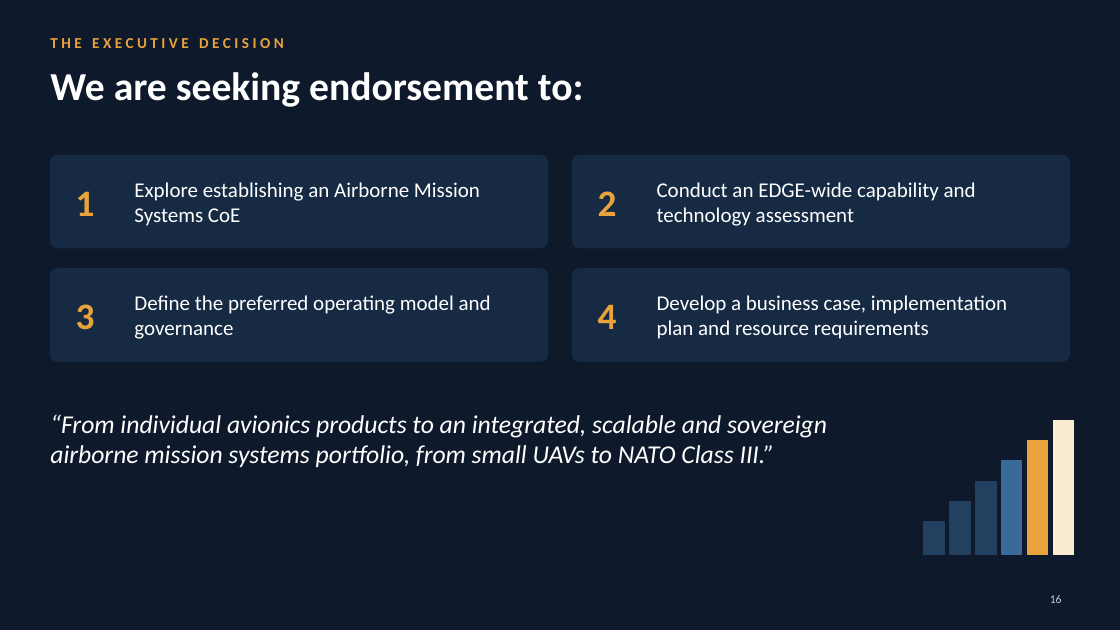
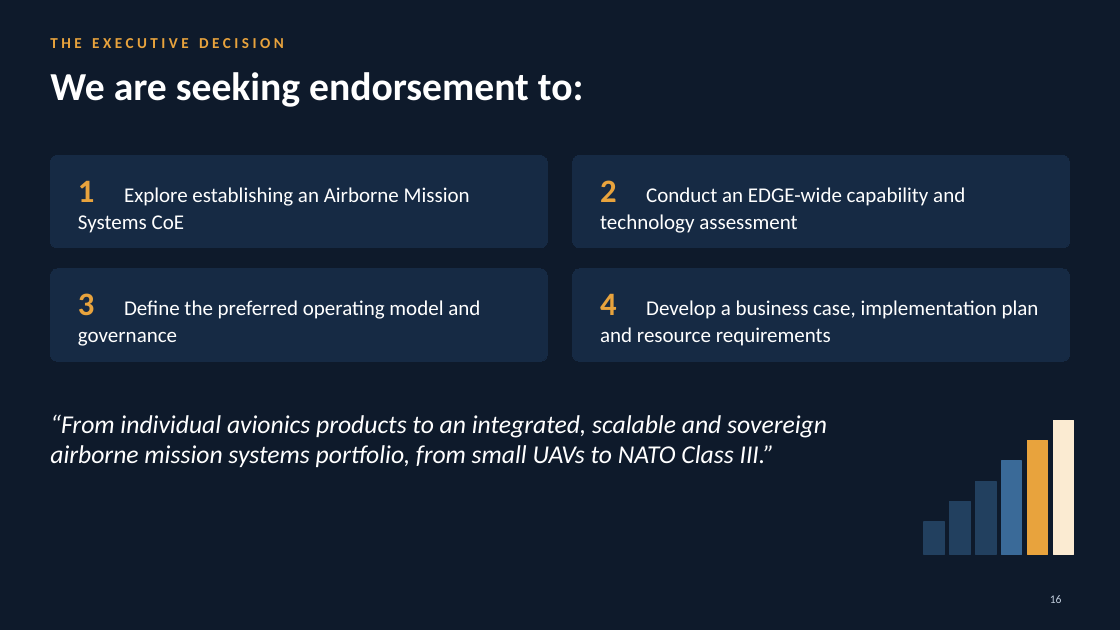
Before and after one commit to mmasabi/AIRepo, a slide deck: slide 16 of Avionics_CoE_Presentation.pptx. Drawn at 1120x630 pixels with LibreOffice and Linux fonts; fonts in the diff are those of the drawing. Boxes give left, top, right and bottom in pixels: in the first picture for what was removed or moved away, otherwise in the second. Text is boxed around its words. In the diff, an @@ line names an element or a change of style, - is before the commit and + after.

```diff
--- a/Avionics_CoE_Presentation.pptx
+++ b/Avionics_CoE_Presentation.pptx
@@ rounded rectangle "1 Explore establishing an Airborne ...": place and size @@
-rounded rectangle "1 Explore establishing an Airborne ..." at (134, 182, 480, 226)
+rounded rectangle "1 Explore establishing an Airborne ..." at (50, 155, 548, 248)
@@ rounded rectangle removed at (50, 155, 548, 248) @@
@@ rounded rectangle "2 Conduct an EDGE-wide capability ...": place and size @@
-rounded rectangle "2 Conduct an EDGE-wide capability ..." at (657, 182, 976, 226)
+rounded rectangle "2 Conduct an EDGE-wide capability ..." at (573, 155, 1070, 248)
@@ rounded rectangle removed at (573, 155, 1070, 248) @@
@@ text removed at (76, 191, 95, 216) @@
-1
@@ text in rounded rectangle at (78, 180, 470, 233): text changed @@
-Explore establishing an Airborne Mission Systems CoE
+1 Explore establishing an Airborne Mission Systems CoE
@@ text removed at (598, 191, 617, 216) @@
-2
@@ text in rounded rectangle at (600, 180, 965, 233): text changed @@
-Conduct an EDGE-wide capability and technology assessment
+2 Conduct an EDGE-wide capability and technology assessment
@@ fill none to #162A44; outline none to #162A44 0.75 pt in 4 elements at (573, 269, 1070, 361), (573, 155, 1070, 248), (50, 155, 548, 248), (50, 269, 548, 361) @@
@@ rounded rectangle "3 Define the preferred operating ...": place and size @@
-rounded rectangle "3 Define the preferred operating ..." at (134, 295, 491, 339)
+rounded rectangle "3 Define the preferred operating ..." at (50, 269, 548, 361)
@@ rounded rectangle removed at (50, 269, 548, 361) @@
@@ rounded rectangle "4 Develop a business case, ...": place and size @@
-rounded rectangle "4 Develop a business case, ..." at (657, 295, 1007, 339)
+rounded rectangle "4 Develop a business case, ..." at (573, 269, 1070, 361)
@@ rounded rectangle removed at (573, 269, 1070, 361) @@
@@ text in rounded rectangle at (78, 293, 480, 346): text changed @@
-Define the preferred operating model and governance
+3 Define the preferred operating model and governance
@@ text in rounded rectangle at (600, 293, 1039, 346): text changed @@
-Develop a business case, implementation plan and resource requirements
+4 Develop a business case, implementation plan and resource requirements
@@ text removed at (76, 304, 95, 330) @@
-3
@@ text removed at (598, 304, 617, 329) @@
-4
```
Also in this commit, not shown: 11 other slides changed.
